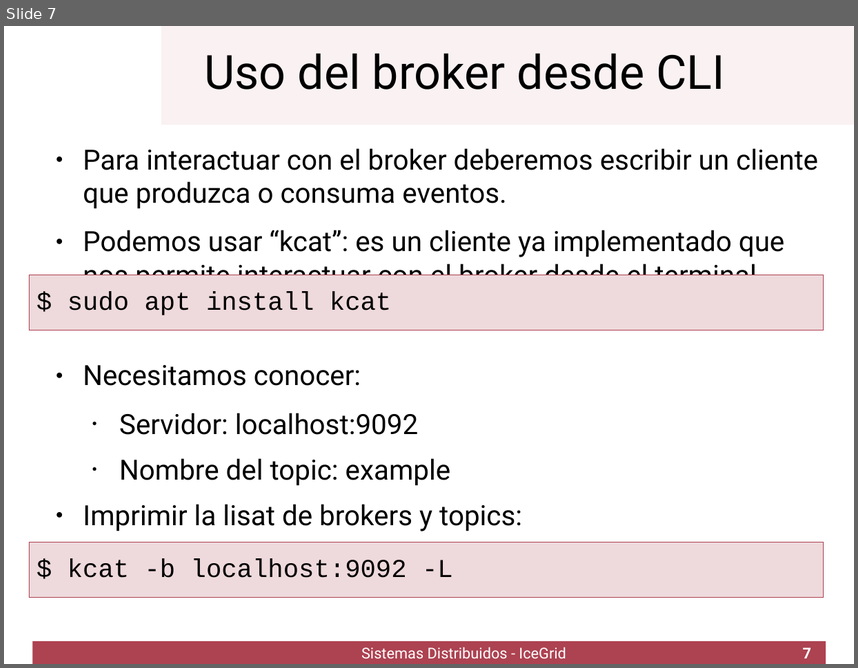
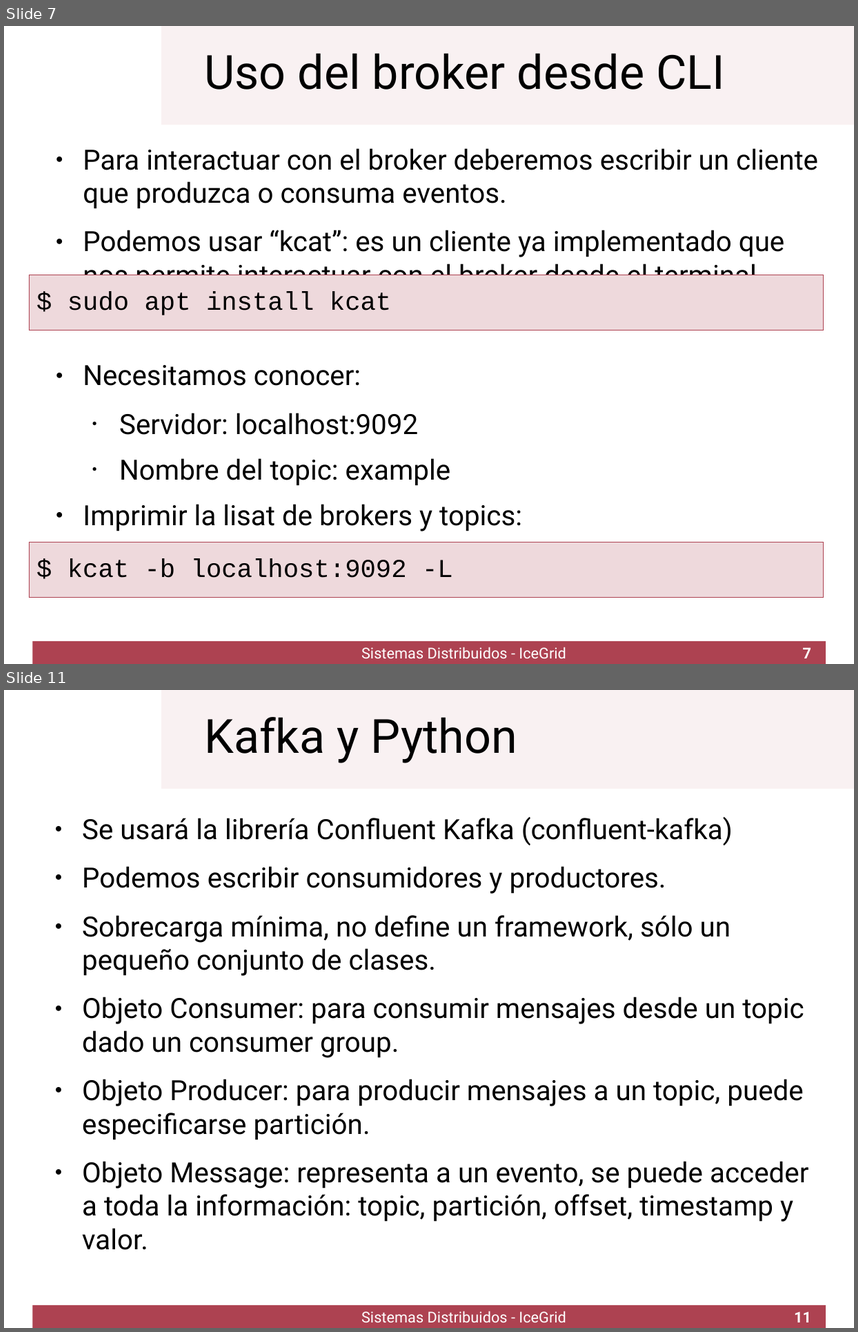
Before and after one commit to UCLM-ESI/ssdd.kafka-lab, a slide deck: kafka1.odp. Shown one above the other, each under a label of ours: slide 7 before the commit, slides 7 and 11 after it; the slides between them are not shown. The pictures are 858x668 and 858x1332 pixels, drawn with LibreOffice and Linux fonts; fonts in the diff are those of the drawing; background and template pictures are left out. Boxes give left, top, right and bottom in pixels: in the first picture for what was removed or moved away, otherwise in the second. Text is boxed around its words. In the diff, an @@ line names an element or a change of style, - is before the commit and + after.

```diff
--- a/kafka1.odp
+++ b/kafka1.odp
@@ slide 11 added at (4, 690, 854, 1328), background #FFFFFF; not listed: 2 template elements that a slide beside it also shows @@
@@ title added at (204, 717, 517, 763), 44 pt, text #000000 @@
+Kafka y Python
@@ text added at (82, 817, 809, 1250), 26 pt, text #000000 @@
+● Se usará la librería Confluent Kafka (confluent-kafka)
+● Podemos escribir consumidores y productores.
+● Sobrecarga mínima, no define un framework, sólo un pequeño conjunto de clases.
+● Objeto Consumer: para consumir mensajes desde un topic dado un consumer group.
+● Objeto Producer: para producir mensajes a un topic, puede especificarse partición.
+● Objeto Message: representa a un evento, se puede acceder a toda la información: topic, partición, offset, timestamp y valor.
@@ text added at (361, 1310, 566, 1322), 14 pt, text #FFFFFF @@
+Sistemas Distribuidos - IceGrid
@@ page number added at (794, 1311, 811, 1322), 14 pt, text #FFFFFF, bold @@
+11
```
Also in this commit, not shown: 2 slides changed, 3 other slides added.
